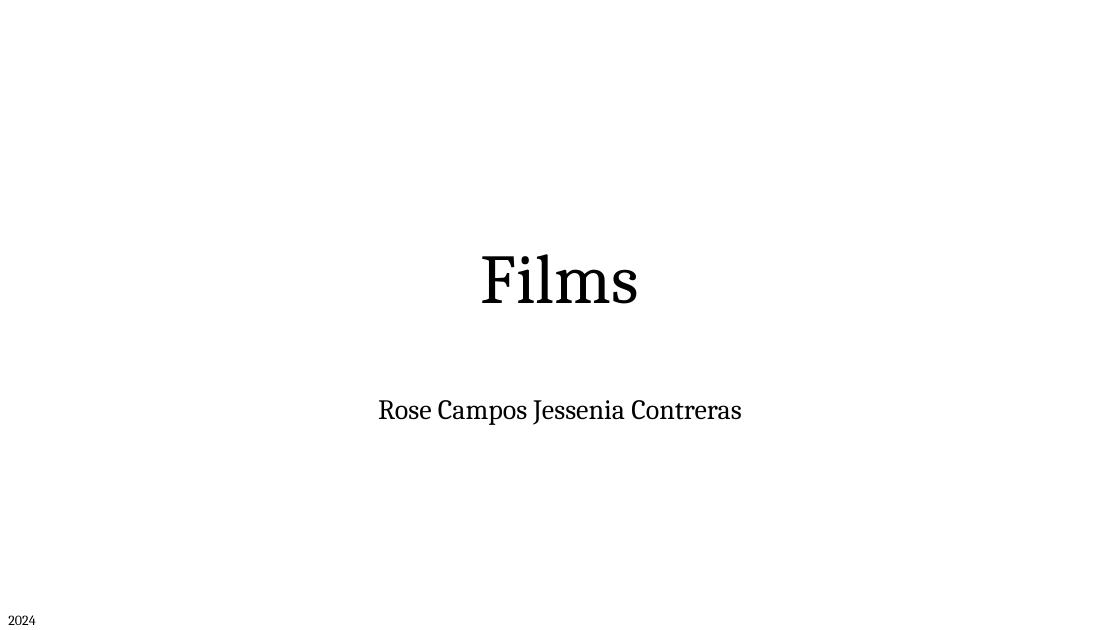
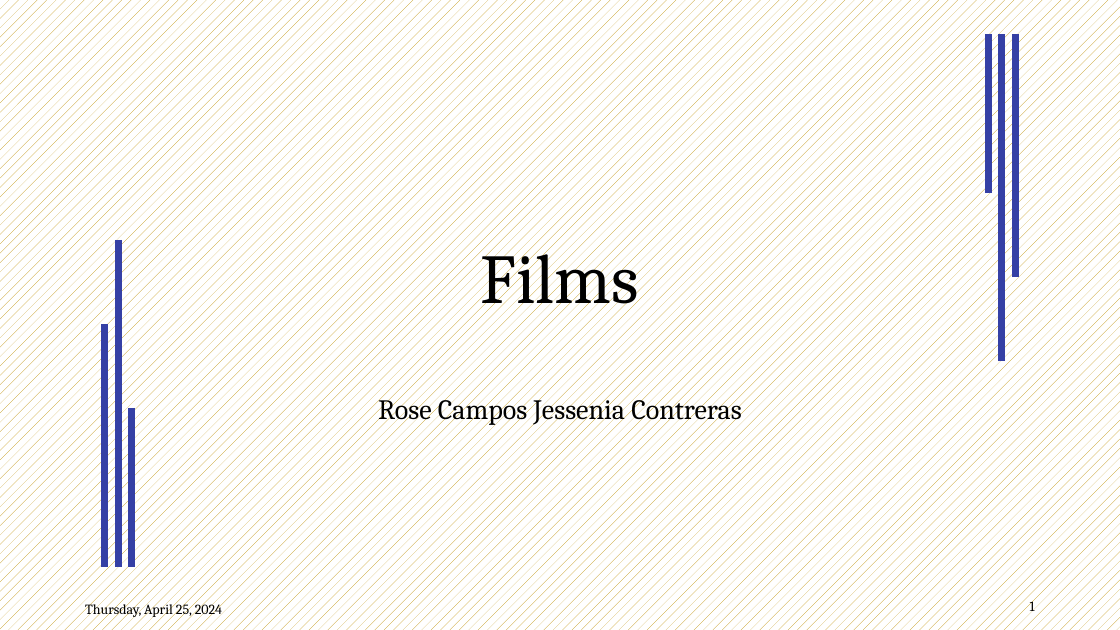
Before and after one commit to Data2401/final-project-fall-2024-classic-films, a slide deck: slide 1 of Slides.pptx. Drawn at 1120x630 pixels with LibreOffice and Linux fonts; fonts in the diff are those of the drawing; background and template pictures are left out. Boxes give left, top, right and bottom in pixels: in the first picture for what was removed or moved away, otherwise in the second. Text is boxed around its words. In the diff, an @@ line names an element or a change of style, - is before the commit and + after.

```diff
--- a/Slides.pptx
+++ b/Slides.pptx
@@ background picture (left out) to pattern #BF9000 on #FFFFFF @@
@@ line added from (989, 193) to (989, 34), #3540A5 6 pt @@
@@ line added from (1002, 361) to (1002, 34), #3540A5 6 pt @@
@@ line added from (1016, 277) to (1016, 34), #3540A5 6 pt @@
@@ line added from (118, 240) to (118, 568), #3540A5 6 pt @@
@@ line added from (105, 324) to (105, 568), #3540A5 6 pt @@
@@ line added from (132, 408) to (132, 568), #3540A5 6 pt @@
@@ page number added at (x1=1030, y1=599, x2=1035, y2=613), 12 pt, text #000000 @@
+1
@@ text removed at (x1=8, y1=615, x2=35, y2=625) @@
-2024
@@ text added at (x1=85, y1=601, x2=222, y2=618), 12 pt, text #000000 @@
+Thursday, April 25, 2024
```
Also in this commit, not shown: 14 other slides changed, 1 slide added, 1 slide removed, 2 other files.
